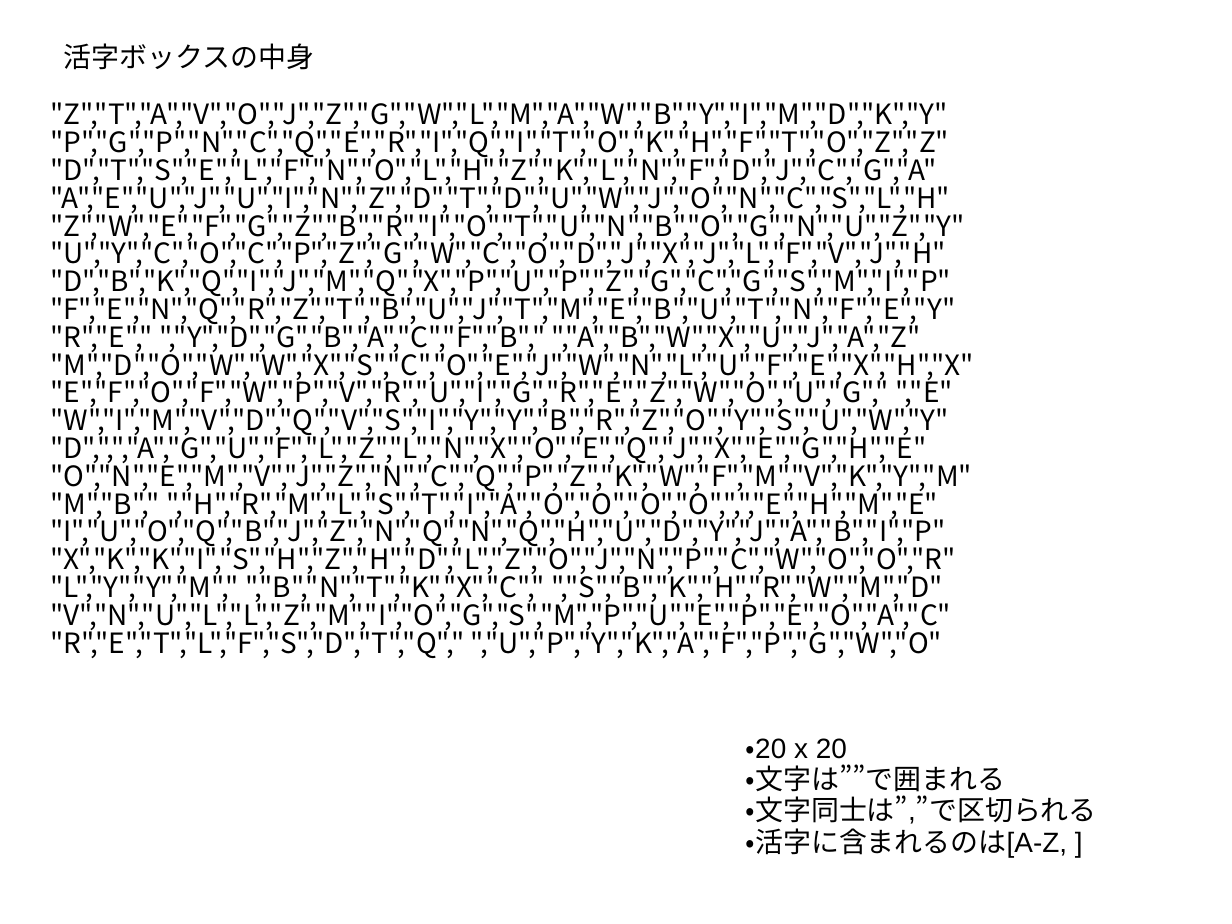
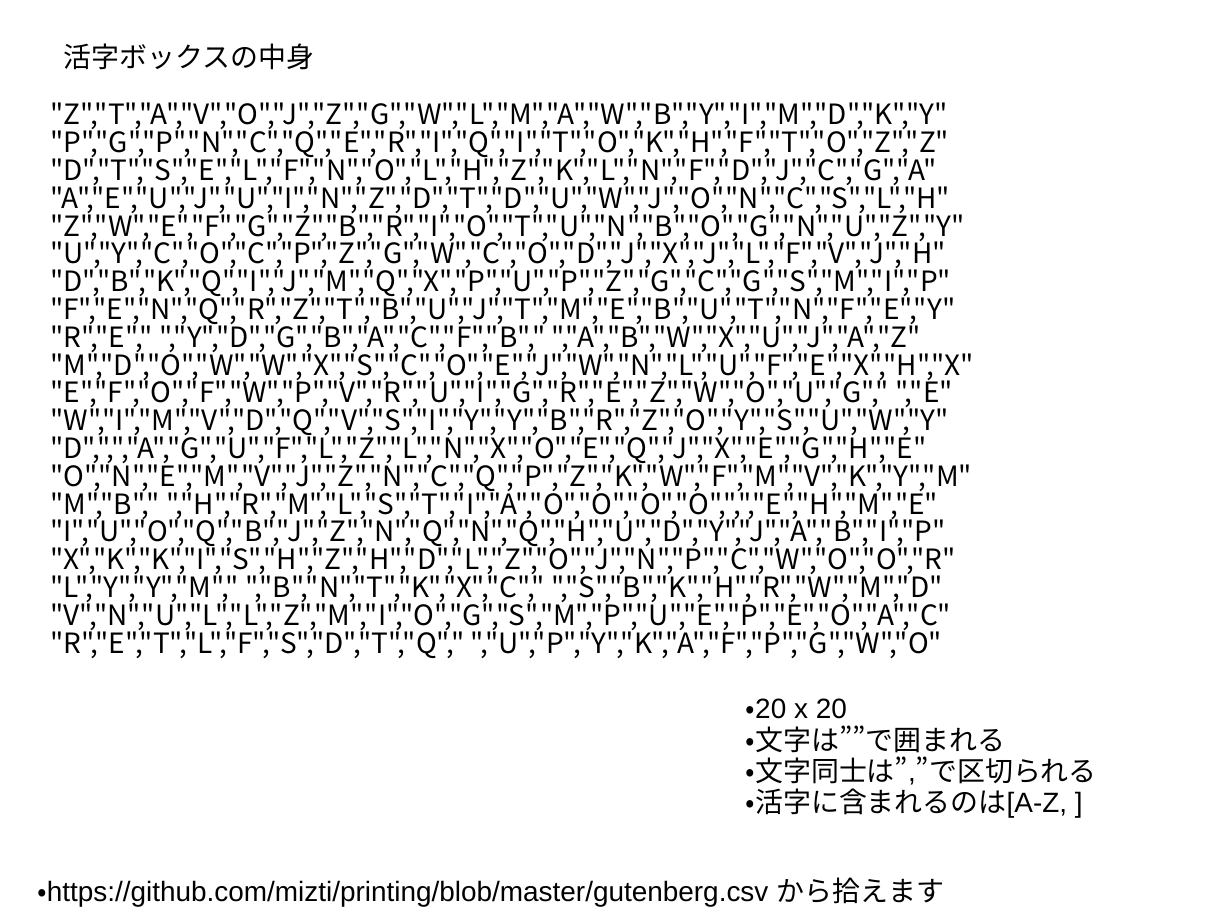
Before and after one commit to nsnt/granparkrb-printing, a slide deck: slide 3 of printing.ppt (slide 4 before the commit). Drawn at 1232x924 pixels with LibreOffice and Linux fonts; fonts in the diff are those of the drawing. Boxes give left, top, right and bottom in pixels: in the first picture for what was removed or moved away, otherwise in the second. Text is boxed around its words. In the diff, an @@ line names an element or a change of style, - is before the commit and + after.

```diff
--- a/printing.ppt
+++ b/printing.ppt
@@ text "・20 x 20": place and size @@
-text "・20 x 20" at [746,738,1097,858]
+text "・20 x 20" at [746,698,1097,818]
@@ text added at [37,877,945,907], 18 pt, text #000000 @@
+・https://github.com/mizti/printing/blob/master/gutenberg.csv から拾えます
```
Also in this commit, not shown: 1 other slide changed, 1 slide removed.
